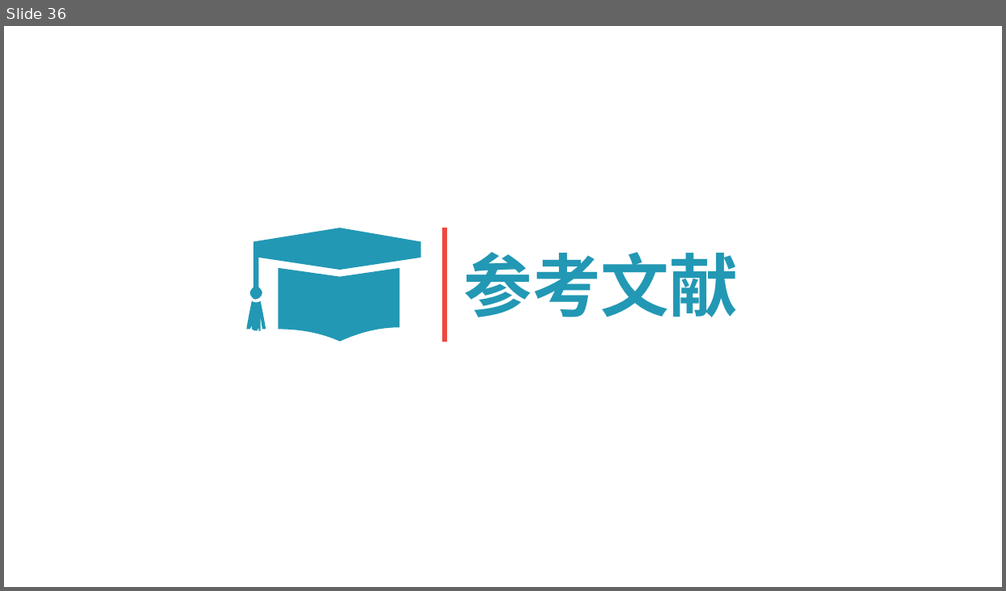
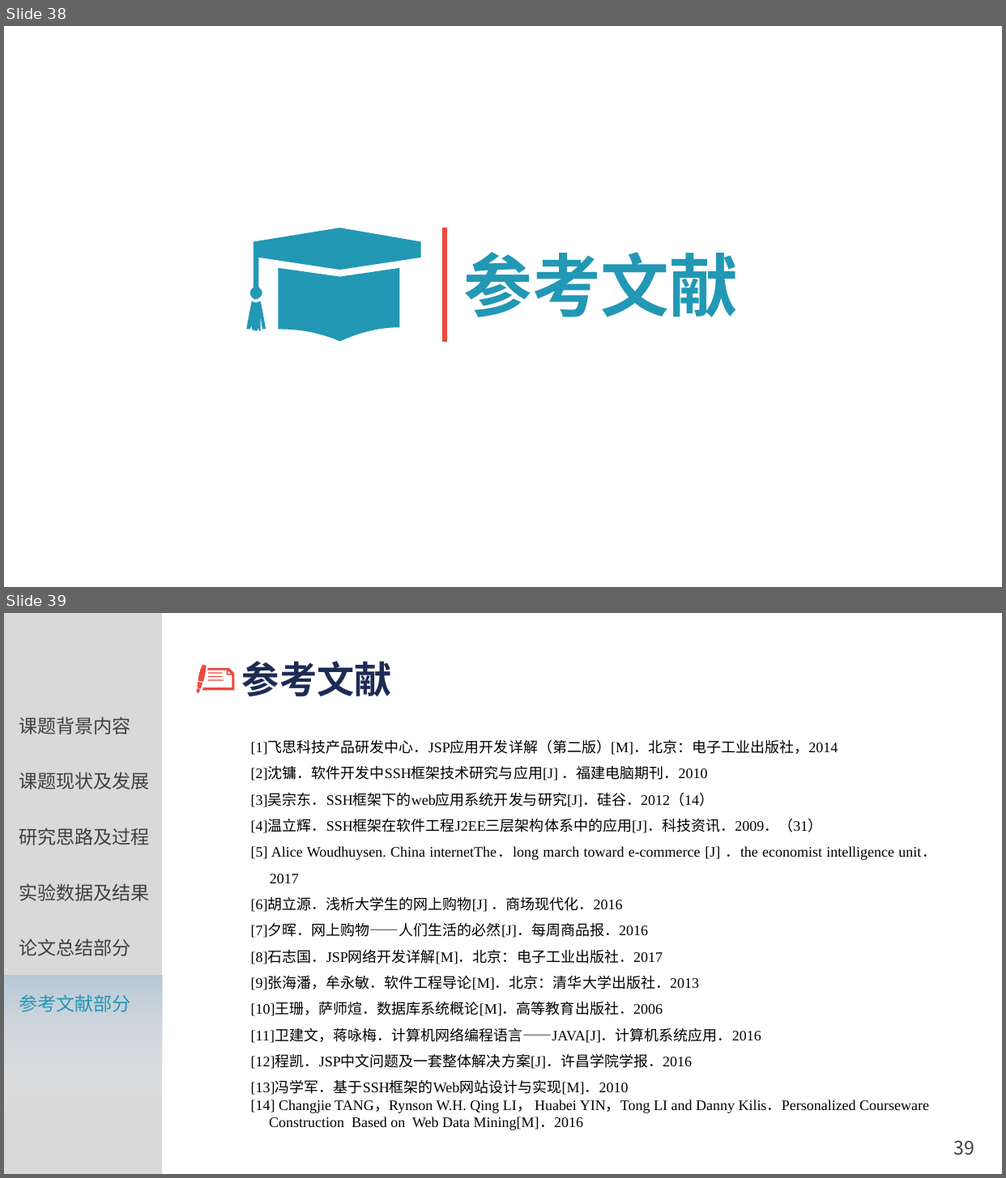
Before and after one commit to XBF2016/myWebsit, a slide deck: WebRoot/uploadfile/答辩PPT.pptx. Shown one above the other, each under a label of ours: slide 36 before the commit, slides 38 and 39 after it. The pictures are 1006x591 and 1006x1178 pixels, drawn with LibreOffice and Linux fonts; fonts in the diff are those of the drawing; background and template pictures are left out. Boxes give left, top, right and bottom in pixels: in the first picture for what was removed or moved away, otherwise in the second. Text is boxed around its words. In the diff, an @@ line names an element or a change of style, - is before the commit and + after.

```diff
--- a/WebRoot/uploadfile/答辩PPT.pptx
+++ b/WebRoot/uploadfile/答辩PPT.pptx
@@ slide 39 added at [4, 613, 1002, 1174], background #FFFFFF @@
@@ rectangle added at [4, 613, 162, 1174], fill #D9D9D9 @@
@@ text added at [242, 661, 392, 696], 36 pt, text #1E2B55, bold @@
+参考文献
@@ freeform shape added at [197, 665, 235, 693], fill #ED493F @@
@@ text added at [19, 717, 131, 735], 18 pt, text #404040 @@
+课题背景内容
@@ text added at [251, 741, 936, 1131], 14 pt, text #000000 @@
+[1]飞思科技产品研发中心．JSP应用开发详解（第二版）[M]．北京：电子工业出版社，2014
+[2]沈镛．软件开发中SSH框架技术研究与应用[J] ．福建电脑期刊．2010
+[3]吴宗东．SSH框架下的web应用系统开发与研究[J]．硅谷．2012（14）
+[4]温立辉．SSH框架在软件工程J2EE三层架构体系中的应用[J]．科技资讯．2009．（31）
+[5] Alice Woudhuysen. China internetThe．long march toward e-commerce [J] ．the economist intelligence unit．2017
+[6]胡立源．浅析大学生的网上购物[J] ．商场现代化．2016
+[7]夕晖．网上购物——人们生活的必然[J]．每周商品报．2016
+[8]石志国．JSP网络开发详解[M]．北京：电子工业出版社．2017
+[9]张海潘，牟永敏．软件工程导论[M]．北京：清华大学出版社．2013
+[10]王珊，萨师煊．数据库系统概论[M]．高等教育出版社．2006
+[11]卫建文，蒋咏梅．计算机网络编程语言——JAVA[J]．计算机系统应用．2016
+[12]程凯．JSP中文问题及一套整体解决方案[J]．许昌学院学报．2016
+[13]冯学军．基于SSH框架的Web网站设计与实现[M]．2010
+[14] Changjie TANG，Rynson W.H. Qing LI， Huabei YIN，Tong LI and Danny Kilis．Personalized Courseware Construction Based on Web Data Mining[M]．2016
@@ text added at [19, 772, 150, 790], 18 pt, text #404040 @@
+课题现状及发展
@@ text added at [19, 828, 150, 845], 18 pt, text #404040 @@
+研究思路及过程
@@ text added at [19, 884, 150, 901], 18 pt, text #404040 @@
+实验数据及结果
@@ text added at [19, 939, 131, 956], 18 pt, text #404040 @@
+论文总结部分
@@ rectangle added at [4, 976, 162, 1121], fill gradient #FFFFFF to #95B7D7 @@
@@ text added at [19, 995, 131, 1012], 18 pt, text #2298B4 @@
+参考文献部分
@@ page number added at [954, 1141, 975, 1156], 18 pt, text #404040 @@
+39
@@ what was slide 36 is now slide 38 @@
```
Also in this commit, not shown: 3 slides changed, 3 other slides added, 1 slide removed, 2 other files.
